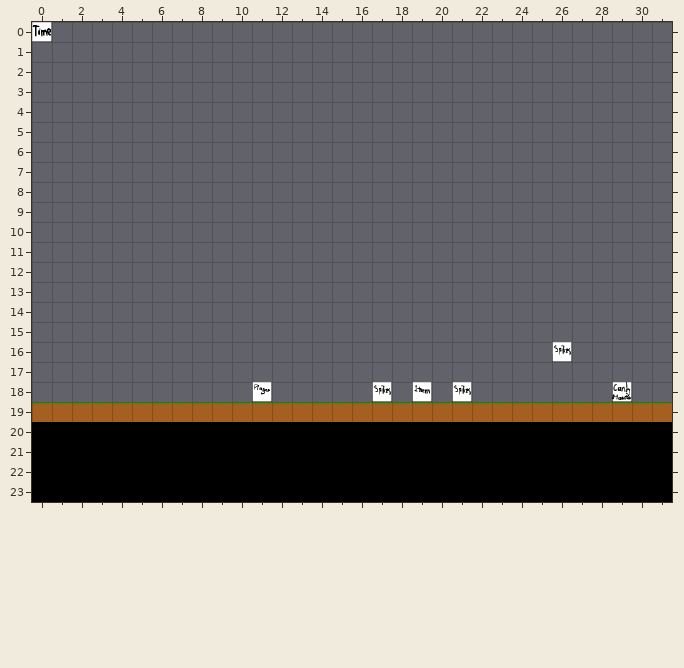
One commit to this Tiled map: level2.1.tmx. This is how it looked before the edit.
Cells are 32x32 px. Shown: x 0..31, y 0..23.
After:
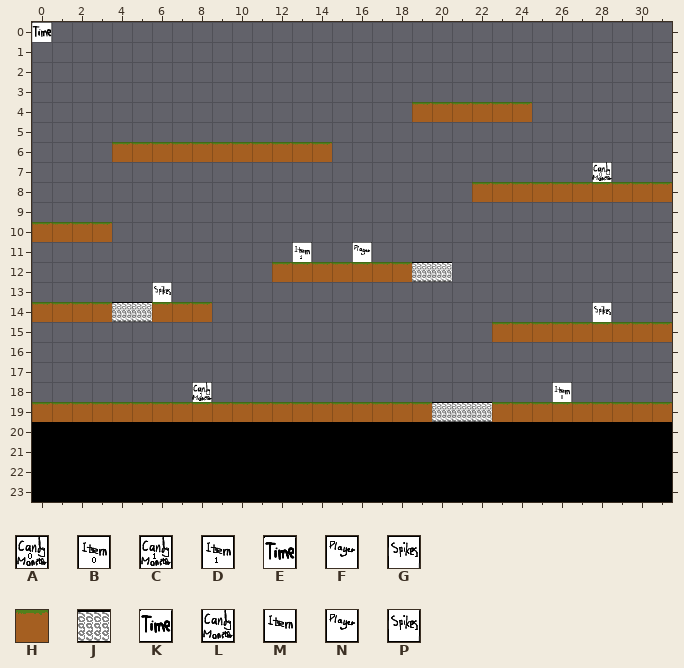
Key: from "position32x32": A 0, B 1, C 4, D 5, E 7, F 10, G 11; from "rutor32x32": H 1, J 4, K 27, L 28, M 29, N 30, P 31.
_ is an empty cell.
Difference:
Layer "solids":
There is now tile H in row 4 at x 19 to 24; in row 6 at x 4 to 14; in row 8 at x 22 to 31; in row 10 at x 0 to 3; in row 12 at x 12 to 18; in row 14 at x 0 to 3 and 6 to 8.
There is now tile H in row 15 at x 23 to 31.
The edit turns tile H into tile J in row 19 at x 20 to 22.
There is now tile J in row 12 at x 19 to 20; in row 14 at x 4 to 5.
Layer "data":
The edit turns tile K into tile E in row 0 at x 0.
Layer "position":
There is now tile A in row 7 at x 28.
There is now tile B in row 18 at x 26.
There is now tile C in row 18 at x 8.
There is now tile D in row 11 at x 13.
There is now tile F in row 11 at x 16.
There is now tile G in row 13 at x 6; in row 14 at x 28.
Tile L is removed in row 18 at x 29.
Tile M is removed in row 18 at x 19.
Tile N is removed in row 18 at x 11.
Tile P is removed in row 16 at x 26; in row 18 at x 17 and 21.
